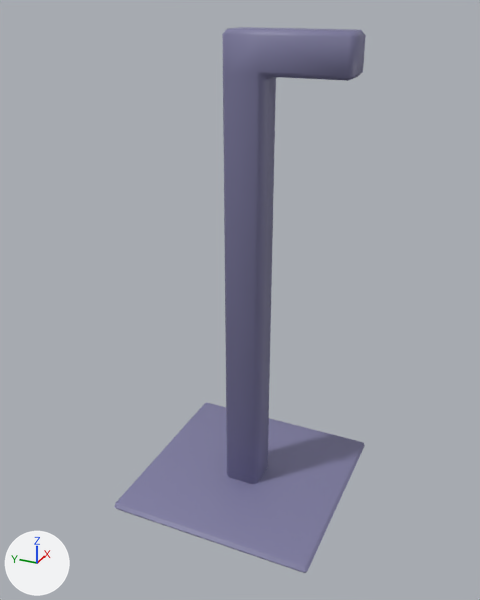
Before and after pictures for a commit that changed the Blender file Models/Main level/Clutter Room/headphone stand.blend.
Rendered twice from a camera (50 mm lens) standing at (-3.95, -1.71, 3.52) and looking at (-0.06, 0.04, 1.58). Arrows for +X, +Y and +Z are at lower left; the lights stay in place.
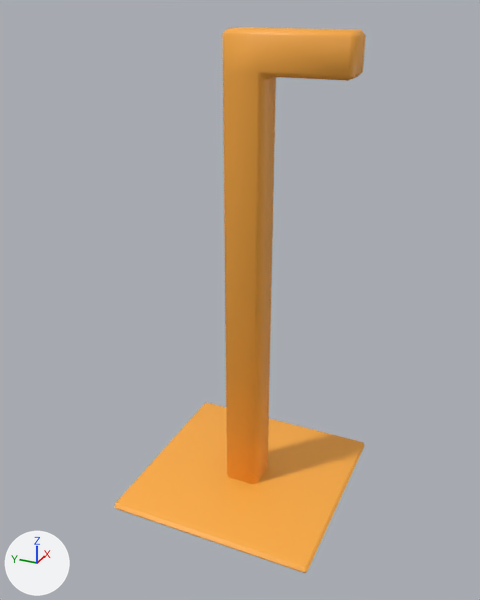
Location of each change, [x1, y1, x2, y2] in pixels of the pictures (480 x 600 px):
'Plane.001', recoloured (blue to orange)
    both: [222, 27, 366, 484]
'Plane', recoloured (blue to orange)
    both: [114, 403, 365, 573]

The change, as a list of edits to the scene's bpy script:
```text
Change mat_material_001:
    mat_material_001.base_color: (0.209, 0.202, 0.356) -> (1.0, 0.423, 0.0545)  # blue #7e7ca1 -> orange #ffae42
```
